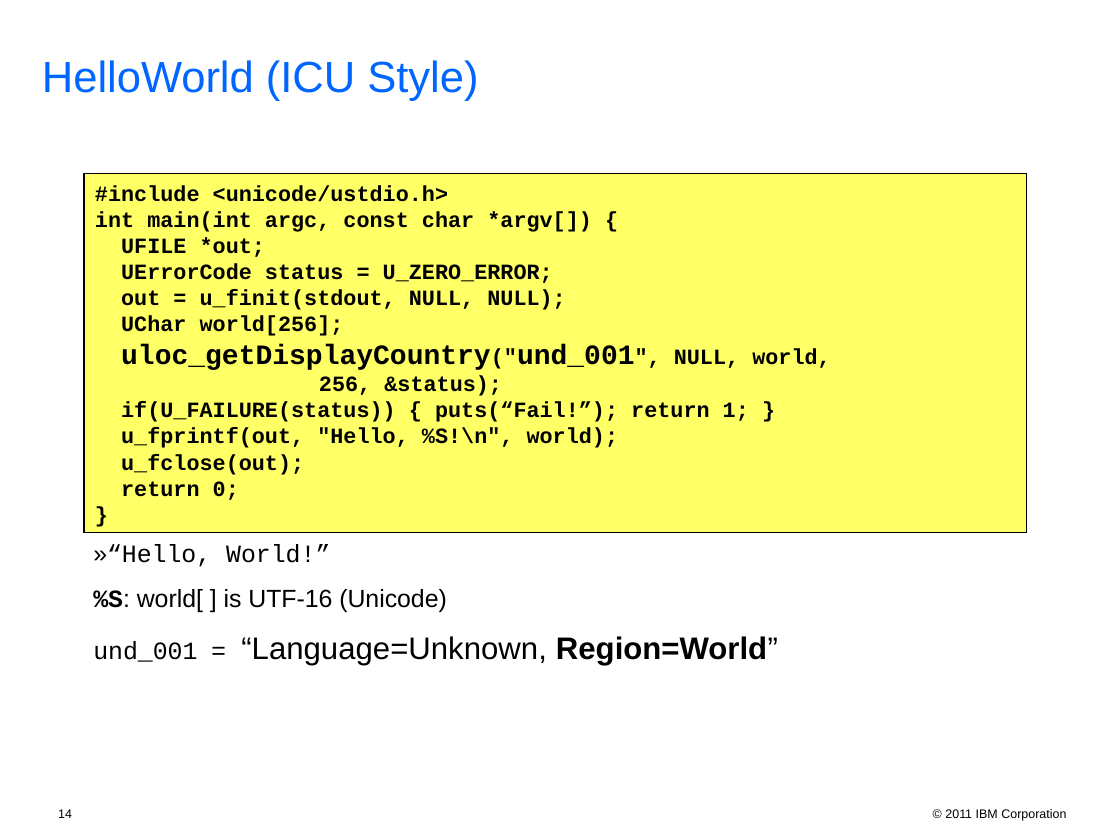
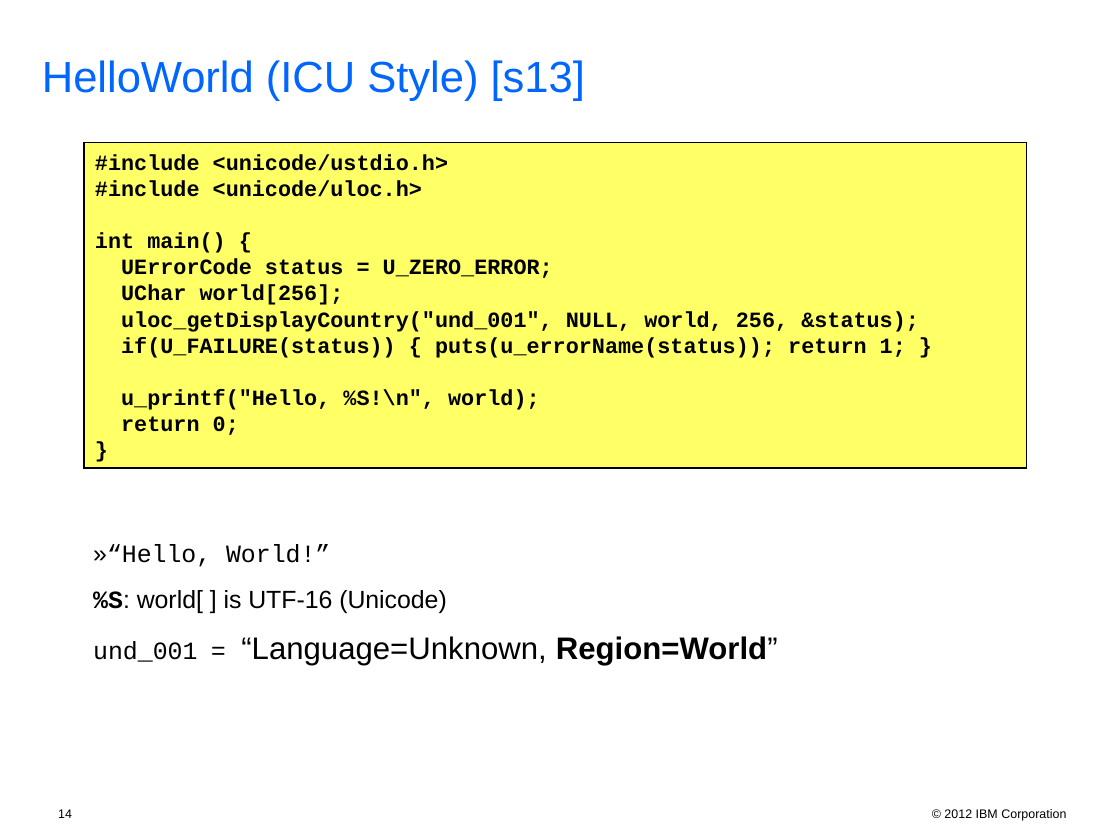
Before and after one commit to unicode-org/icu-docs, a slide deck: slide 14 of docs/pres/icu_workshop.ppt. Drawn at 1120x840 pixels with LibreOffice and Linux fonts; fonts in the diff are those of the drawing; background and template pictures are left out. Boxes give left, top, right and bottom in pixels: in the first picture for what was removed or moved away, otherwise in the second. Text is boxed around its words. In the diff, an @@ line names an element or a change of style, - is before the commit and + after.

```diff
--- a/docs/pres/icu_workshop.ppt
+++ b/docs/pres/icu_workshop.ppt
@@ text at [42, 60, 585, 101]: text changed @@
-HelloWorld (ICU Style)
+HelloWorld (ICU Style) [s13]
@@ rectangle "#include <unicode/ustdio.h>": place and size @@
-rectangle "#include <unicode/ustdio.h>" at [84, 174, 1027, 532]
+rectangle "#include <unicode/ustdio.h>" at [84, 142, 1027, 467]
@@ text in rectangle at [95, 180, 422, 253]: text changed @@
-int main(int argc, const char *argv[]) {
-UFILE *out;
+#include <unicode/uloc.h>
+int main() {
@@ text in rectangle at [121, 290, 565, 310]: paragraph removed @@
-out = u_finit(stdout, NULL, NULL);
@@ text in rectangle at [121, 311, 919, 410]: text changed @@
-uloc_getDisplayCountry("und_001", NULL, world,
-256, &status);
-if(U_FAILURE(status)) { puts(“Fail!”); return 1; }
-u_fprintf(out, "Hello, %S!\n", world);
-u_fclose(out);
+uloc_getDisplayCountry("und_001", NULL, world, 256, &status);
+if(U_FAILURE(status)) { puts(u_errorName(status)); return 1; }
+u_printf("Hello, %S!\n", world);
@@ text at [944, 809, 1066, 821]: text changed @@
-© 2011 IBM Corporation
+© 2012 IBM Corporation
```
Also in this commit, not shown: 56 other slides changed, 1 slide added, 2 slides removed, 2 other files.
